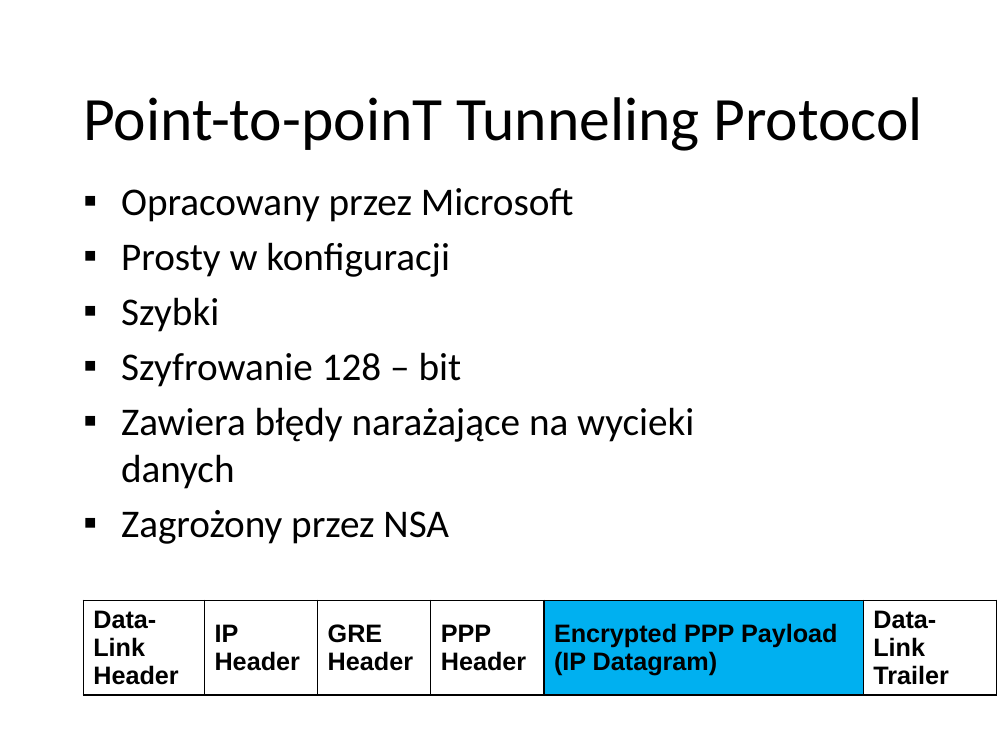
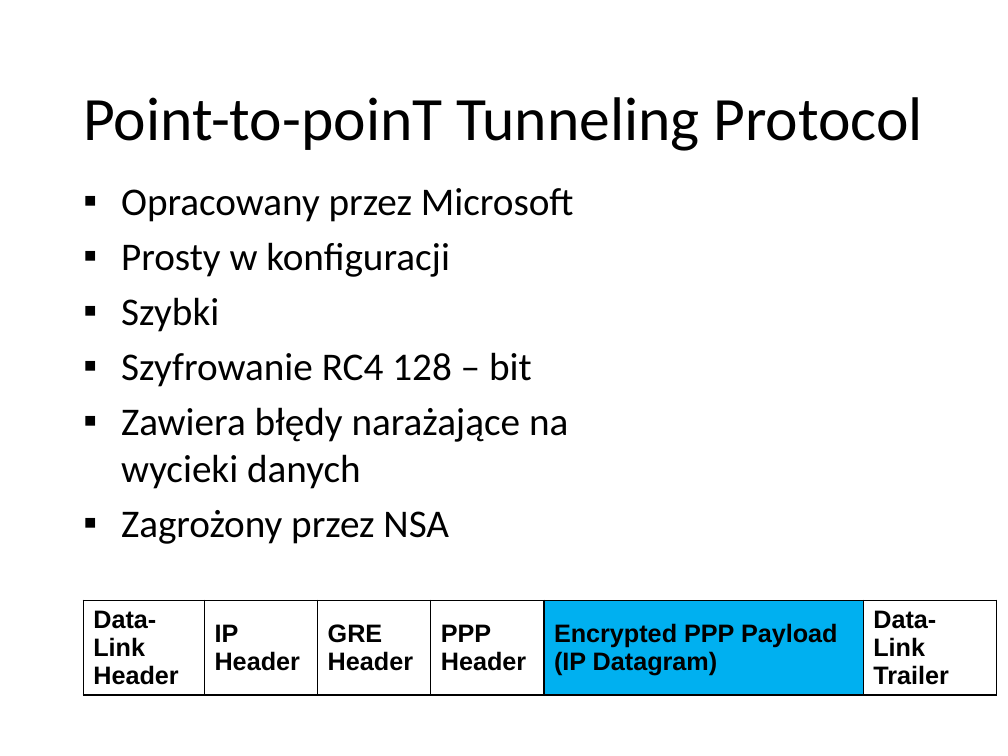
Before and after one commit to pwr227078/Reports, a slide deck: slide 9 of VPN/VPN.pptx (slide 10 before the commit). Drawn at 1008x756 pixels with LibreOffice and Linux fonts; fonts in the diff are those of the drawing; background and template pictures are left out. Boxes give left, top, right and bottom in pixels: in the first picture for what was removed or moved away, otherwise in the second. Text is boxed around its words. In the diff, an @@ line names an element or a change of style, - is before the commit and + after.

```diff
--- a/VPN/VPN.pptx
+++ b/VPN/VPN.pptx
@@ text at [121, 352, 532, 387]: text changed @@
-▪ Szyfrowanie 128 – bit
+▪ Szyfrowanie RC4 128 – bit
```
Also in this commit, not shown: 10 other slides changed, 1 slide added, 1 slide removed.
